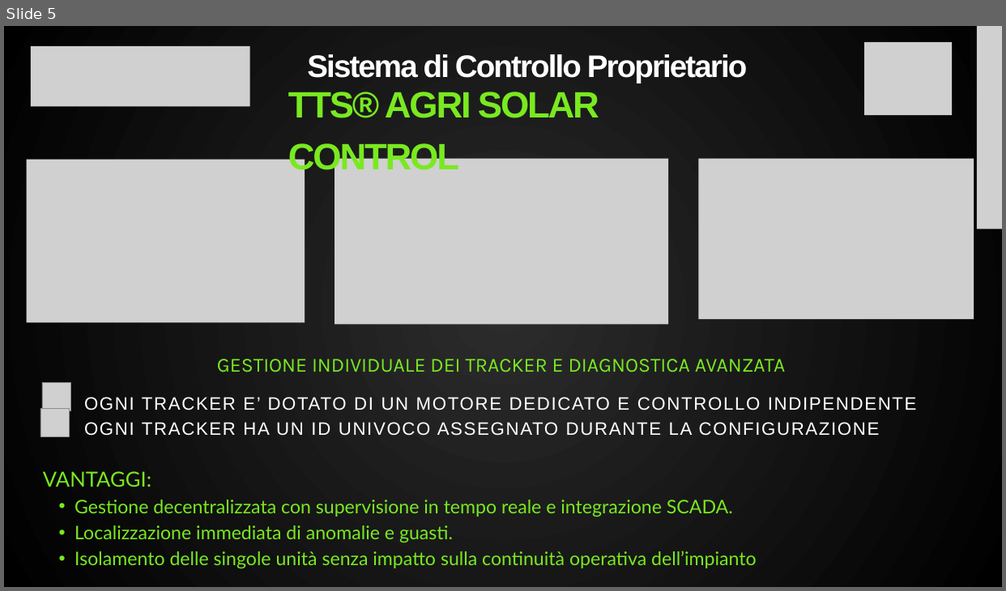
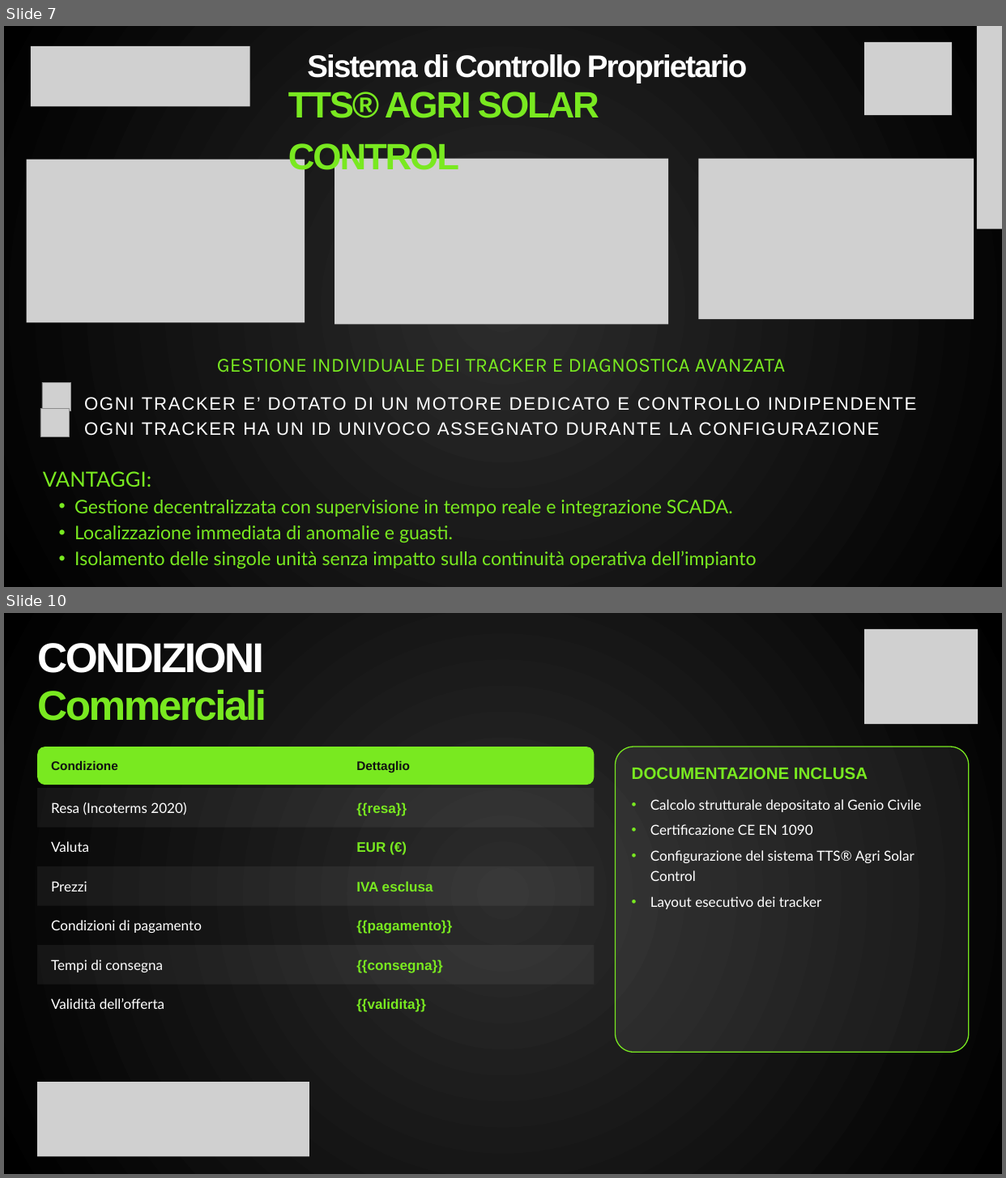
Before and after one commit to Giovanni301183/Conf, a slide deck: public/offerta/modello-offerta.pptx. Shown one above the other, each under a label of ours: slide 5 before the commit, slides 7 and 10 after it; the slides between them are not shown. The pictures are 1006x591 and 1006x1178 pixels, drawn with LibreOffice and Linux fonts; fonts in the diff are those of the drawing; grey boxes stand for pictures. Boxes give left, top, right and bottom in pixels: in the first picture for what was removed or moved away, otherwise in the second. Text is boxed around its words. In the diff, an @@ line names an element or a change of style, - is before the commit and + after.

```diff
--- a/public/offerta/modello-offerta.pptx
+++ b/public/offerta/modello-offerta.pptx
@@ slide 10 added at (4,613,1002,1174), background gradient #2C2C2C to #000000 @@
@@ picture added at (864,629,978,724) @@
@@ text added at (37,643,264,673), 60 pt, text #FFFFFF, bold @@
+CONDIZIONI
@@ text added at (37,689,266,721), 60 pt, text #79E920, bold @@
+Commerciali
@@ rounded rectangle added at (37,747,594,786), fill #79E920 @@
@@ rounded rectangle added at (616,747,969,1052), fill #FFFFFF at 7% opacity, outline #79E920 1.5 pt @@
@@ text added at (51,761,118,770), 18 pt, text #111111, bold @@
+Condizione
@@ text added at (356,761,410,773), 18 pt, text #111111, bold @@
+Dettaglio
@@ text added at (632,767,922,909), 20 pt, text #FFFFFF @@
+DOCUMENTAZIONE INCLUSA
+• Calcolo strutturale depositato al Genio Civile
+• Certificazione CE EN 1090
+• Configurazione del sistema TTS® Agri Solar Control
+• Layout esecutivo dei tracker
@@ rectangle added at (37,788,594,828), fill #FFFFFF at 6% opacity @@
@@ text added at (51,803,186,815), 20 pt, text #FFFFFF @@
+Resa (Incoterms 2020)
@@ text added at (356,803,407,816), 20 pt, text #79E920, bold @@
+{{resa}}
@@ text added at (51,841,89,852), 20 pt, text #FFFFFF @@
+Valuta
@@ text added at (356,842,386,852), 20 pt, text #79E920, bold @@
+EUR (€)
@@ rectangle added at (37,867,594,906), fill #FFFFFF at 6% opacity @@
@@ text added at (51,881,87,892), 20 pt, text #FFFFFF @@
+Prezzi
@@ text added at (356,881,433,892), 20 pt, text #79E920, bold @@
+IVA esclusa
@@ text added at (51,920,202,933), 20 pt, text #FFFFFF @@
+Condizioni di pagamento
@@ text added at (356,920,452,934), 20 pt, text #79E920, bold @@
+{{pagamento}}
@@ rectangle added at (37,945,594,985), fill #FFFFFF at 6% opacity @@
@@ text added at (51,960,163,973), 20 pt, text #FFFFFF @@
+Tempi di consegna
@@ text added at (356,960,443,973), 20 pt, text #79E920, bold @@
+{{consegna}}
@@ text added at (51,999,164,1009), 20 pt, text #FFFFFF @@
+Validità dell’offerta
@@ text added at (356,999,426,1012), 20 pt, text #79E920, bold @@
+{{validita}}
@@ picture added at (37,1082,309,1157) @@
@@ what was slide 5 is now slide 7 @@
```
Also in this commit, not shown: 5 slides changed, 3 other slides added, 4 other files.
